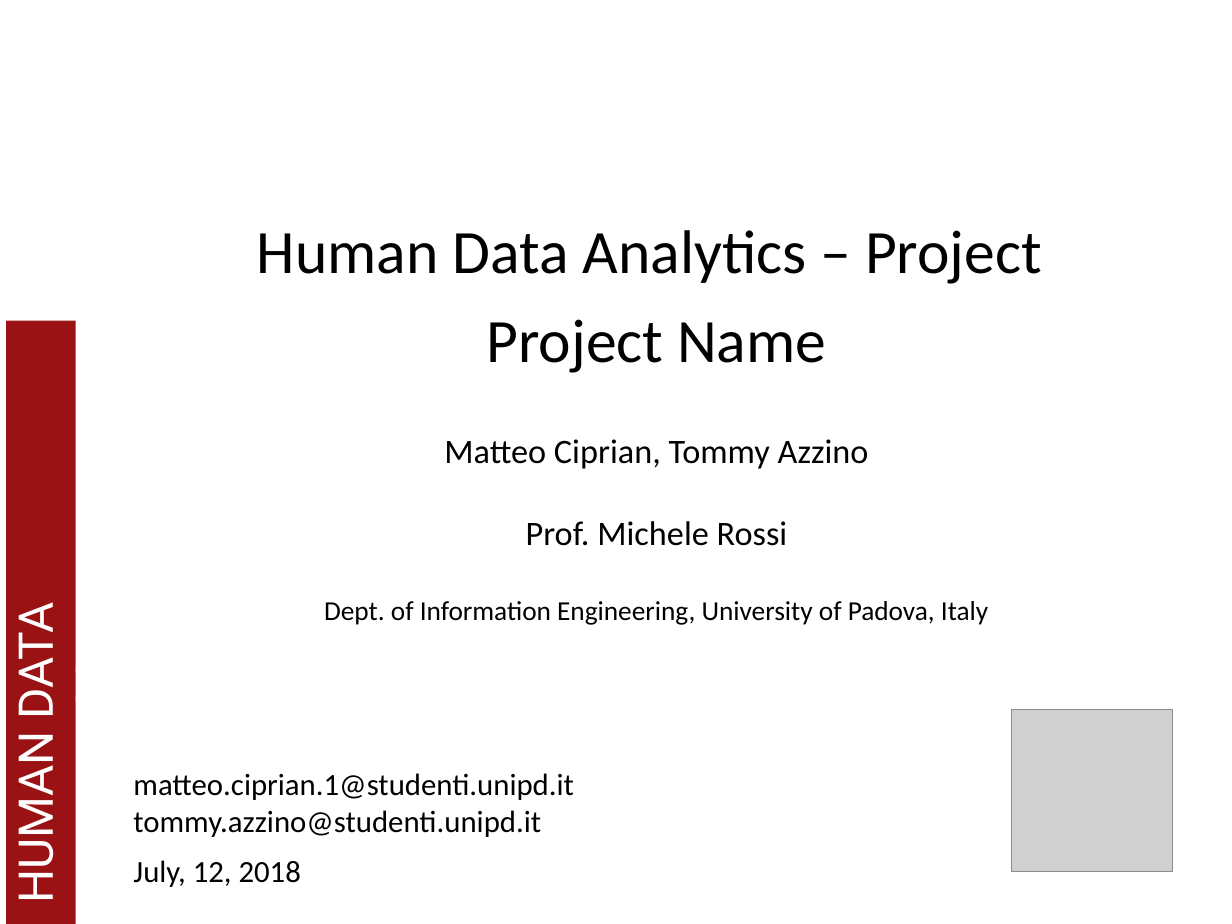
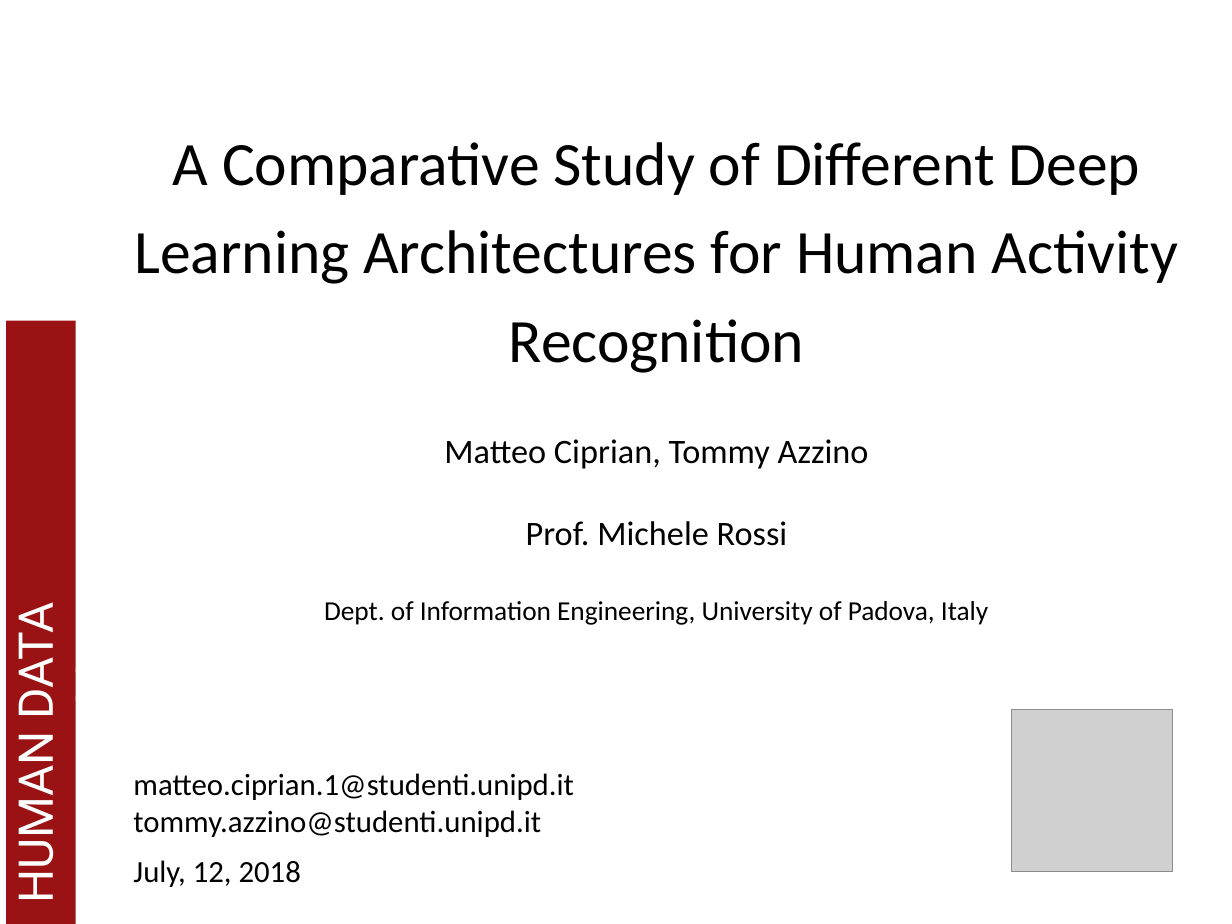
Before and after one commit to MatCip/HDA_project, a slide deck: slide 1 of slides_hda_project.pptx. Drawn at 1232x924 pixels with LibreOffice and Linux fonts; fonts in the diff are those of the drawing; grey boxes stand for pictures; background and template pictures are left out. Boxes give left, top, right and bottom in pixels: in the first picture for what was removed or moved away, otherwise in the second. Text is boxed around its words. In the diff, an @@ line names an element or a change of style, - is before the commit and + after.

```diff
--- a/slides_hda_project.pptx
+++ b/slides_hda_project.pptx
@@ title at [134, 142, 1178, 373]: text changed @@
-Human Data Analytics – Project
-Project Name
+A Comparative Study of Different Deep Learning Architectures for Human Activity Recognition
```
Also in this commit, not shown: 2 other slides changed, 15 slides added, 12 slides removed, 2 other files.
